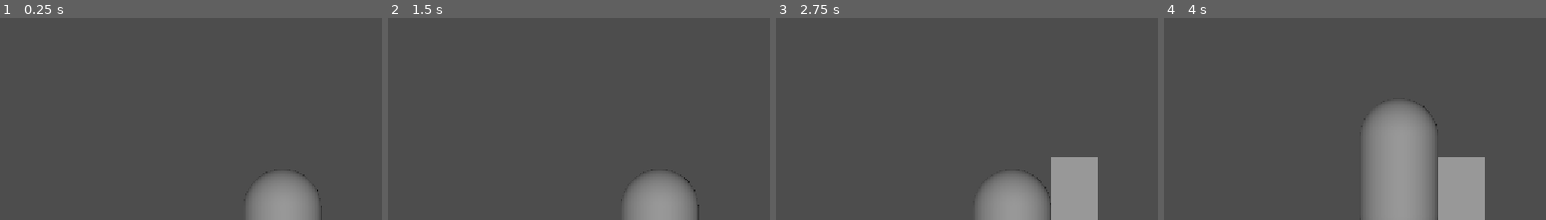
Above: before the commit, frames 1-4 (left to right).
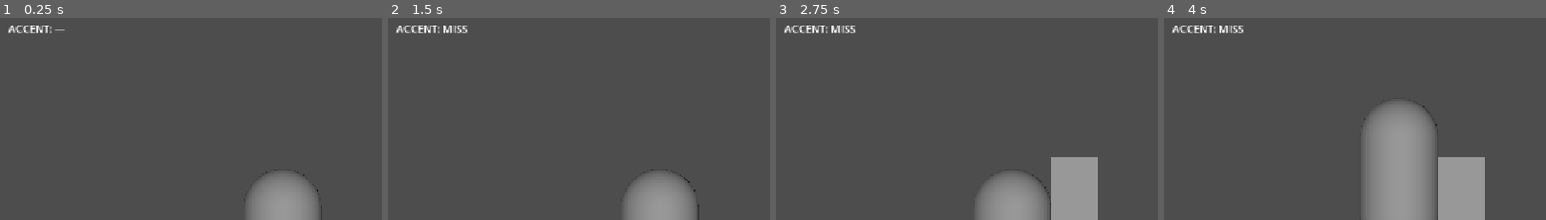
Above: after the commit, the same moments.

Repository: cemtheman/pasderun
Game: Godot game, scene res://scenes/gameplay/vertical_slice_01.tscn
The game is run twice, just before and just after one commit, with the same random seed, the same clock (stepped at 60 frames per second) and the same inputs. Sound files missing from this copy of the repository are replaced by a short silence.
Inputs (mouse positions are % of the whole screen's width and height, from its top left):
- Up to frame 1 (0.25 s): no input
- Up to frame 2 (1.5 s): move the mouse to (72, 42) at 0.52 s; click (72, 42) at 0.67 s; tap Space (jump) at 0.77 s; drag from (30, 52) to (45, 68) at 1.27 s
- Up to frame 3 (2.75 s): move the mouse to (60, 24) at 2.02 s; click (60, 24) at 2.17 s
- Up to frame 4 (4 s): drag from (45, 68) to (20, 31) at 2.77 s; tap Enter at 3.5 s; move the mouse to (80, 63) at 3.52 s; click (80, 63) at 3.67 s; tap Space (jump) at 3.77 s
The pictures show only the part of the screen within x 4-54%, y 13-63%; the shares and areas given below are measured in that part.

The runs differ from the first frame. In frame 1, 0.3% of the frame differs, in the area x 2-17%, y 3-8%; in frame 2, 0.5%, in the area x 2-21%, y 3-8%; in frame 3, 0.5%; in frame 4, 0.5%.

Commit message:
feat: add rhythm tap musicality prototype

Diff:
--- a/scenes/gameplay/dancer.gd
+++ b/scenes/gameplay/dancer.gd
@@ -1,4 +1,6 @@
 extends CharacterBody3D
+
+signal tap_detected
 
 # PAS DE RUN — DANCER CONTROLLER v0.4
 #
@@ -390,6 +392,7 @@
 
 	if elapsed <= tap_max_ms:
 		_show_input("TAP")
+		tap_detected.emit()
 
 
 func _jump() -> void:
--- /dev/null
+++ b/scenes/gameplay/musicality.gd
@@ -0,0 +1,91 @@
+extends Node
+
+const ACCENT_MARKERS: Array[float] = [18.0, 22.0, 26.0]
+const PERFECT_WINDOW := 0.12
+const GOOD_WINDOW := 0.28
+const EARLY_LATE_WINDOW := 0.50
+const FEEDBACK_DURATION := 1.5
+
+@export var music_timeline: Node
+@export var dancer: Node
+@export var debug_label: Label
+
+var _consumed_accents: Dictionary = {}
+var _last_playback_time := 0.0
+var _feedback_remaining := 0.0
+
+
+func _ready() -> void:
+	if music_timeline == null or dancer == null:
+		push_error("Musicality requires MusicTimeline and Dancer references.")
+		set_process(false)
+		return
+	if not dancer.has_signal(&"tap_detected"):
+		push_error("Musicality requires the existing Dancer tap_detected signal.")
+		set_process(false)
+		return
+	dancer.connect(&"tap_detected", Callable(self, "_on_tap_detected"))
+	_last_playback_time = _playback_time()
+
+
+func _process(delta: float) -> void:
+	var playback_time := _playback_time()
+	if playback_time + 0.05 < _last_playback_time:
+		_consumed_accents.clear()
+	_last_playback_time = playback_time
+
+	if _feedback_remaining > 0.0:
+		_feedback_remaining -= delta
+		if _feedback_remaining <= 0.0 and debug_label != null:
+			debug_label.text = "ACCENT: —"
+
+
+func _on_tap_detected() -> void:
+	var playback_time := _playback_time()
+	var accent_index := _nearest_available_accent(playback_time)
+	if accent_index < 0:
+		_show_feedback("MISS")
+		return
+
+	var delta := playback_time - ACCENT_MARKERS[accent_index]
+	var absolute_delta := absf(delta)
+	if absolute_delta > EARLY_LATE_WINDOW:
+		_show_feedback("MISS")
+		return
+
+	_consumed_accents[accent_index] = true
+	var classification := _classify_delta(delta)
+	var sign := "+" if delta >= 0.0 else ""
+	_show_feedback("%s  (%s%.2fs)" % [classification, sign, delta])
+
+
+func _nearest_available_accent(playback_time: float) -> int:
+	var nearest_index := -1
+	var nearest_distance := INF
+	for index in ACCENT_MARKERS.size():
+		if _consumed_accents.has(index):
+			continue
+		var distance := absf(playback_time - ACCENT_MARKERS[index])
+		if distance < nearest_distance:
+			nearest_distance = distance
+			nearest_index = index
+	return nearest_index
+
+
+func _classify_delta(delta: float) -> StringName:
+	var absolute_delta := absf(delta)
+	if absolute_delta <= PERFECT_WINDOW:
+		return &"PERFECT"
+	if absolute_delta <= GOOD_WINDOW:
+		return &"GOOD"
+	return &"EARLY" if delta < 0.0 else &"LATE"
+
+
+func _playback_time() -> float:
+	return float(music_timeline.call("get_playback_time"))
+
+
+func _show_feedback(message: String) -> void:
+	if debug_label != null:
+		debug_label.text = "ACCENT: %s" % message
+	_feedback_remaining = FEEDBACK_DURATION
--- a/scenes/gameplay/vertical_slice_01.tscn
+++ b/scenes/gameplay/vertical_slice_01.tscn
@@ -1,10 +1,11 @@
-[gd_scene load_steps=13 format=3 uid="uid://blf6l5vi6n1lp"]
+[gd_scene load_steps=14 format=3 uid="uid://blf6l5vi6n1lp"]
 
 [ext_resource type="Script" uid="uid://mpnd2c2foaq1" path="res://scenes/gameplay/dancer.gd" id="1_047b5"]
 [ext_resource type="Script" uid="uid://cs0r3obsyp76v" path="res://scenes/gameplay/camera_rig.gd" id="1_x0ne6"]
 [ext_resource type="Script" uid="uid://6ctk7t1cikmi" path="res://scenes/gameplay/balance_area.gd" id="2_tmuey"]
 [ext_resource type="AudioStream" path="res://assets/audio/graceful_opening.mp3" id="4_music"]
 [ext_resource type="Script" path="res://scenes/gameplay/music_timeline.gd" id="5_timeline"]
+[ext_resource type="Script" path="res://scenes/gameplay/musicality.gd" id="6_musicality"]
 
 [sub_resource type="BoxMesh" id="BoxMesh_r308u"]
 size = Vector3(30, 0.5, 4)
@@ -92,6 +93,30 @@
 [node name="CollisionShape3D" type="CollisionShape3D" parent="Level/GroundC" unique_id=1493109196]
 shape = SubResource("BoxShape3D_vtibc")
 
+[node name="OpeningRhythmBoundary" type="Marker3D" parent="Level"]
+transform = Transform3D(1, 0, 0, 0, 1, 0, 0, 0, 1, 60, 0, 0)
+
+[node name="RhythmRunwayA" type="StaticBody3D" parent="Level"]
+transform = Transform3D(1, 0, 0, 0, 1, 0, 0, 0, 1, 97.5, -0.25, 0)
+
+[node name="MeshInstance3D" type="MeshInstance3D" parent="Level/RhythmRunwayA"]
+mesh = SubResource("BoxMesh_r308u")
+
+[node name="CollisionShape3D" type="CollisionShape3D" parent="Level/RhythmRunwayA"]
+shape = SubResource("BoxShape3D_vtibc")
+
+[node name="RhythmRunwayB" type="StaticBody3D" parent="Level"]
+transform = Transform3D(1, 0, 0, 0, 1, 0, 0, 0, 1, 127.5, -0.25, 0)
+
+[node name="MeshInstance3D" type="MeshInstance3D" parent="Level/RhythmRunwayB"]
+mesh = SubResource("BoxMesh_r308u")
+
+[node name="CollisionShape3D" type="CollisionShape3D" parent="Level/RhythmRunwayB"]
+shape = SubResource("BoxShape3D_vtibc")
+
+[node name="RhythmConnectionBoundary" type="Marker3D" parent="Level"]
+transform = Transform3D(1, 0, 0, 0, 1, 0, 0, 0, 1, 120, 0, 0)
+
 [node name="LowGate" type="StaticBody3D" parent="Level" unique_id=260640863]
 transform = Transform3D(1, 0, 0, 0, 1, 0, 0, 0, 1, 10, 1.65, 0)
 
@@ -111,6 +136,12 @@
 script = ExtResource("5_timeline")
 audio_player = NodePath("../AudioStreamPlayer")
 debug_label = NodePath("../../DebugHUD/MusicDebug")
+
+[node name="Musicality" type="Node" parent="Music" node_paths=PackedStringArray("music_timeline", "dancer", "debug_label")]
+script = ExtResource("6_musicality")
+music_timeline = NodePath("../MusicTimeline")
+dancer = NodePath("../../Dancer")
+debug_label = NodePath("../../DebugHUD/AccentDebug")
 
 [node name="Dancer" type="CharacterBody3D" parent="." unique_id=801482917 node_paths=PackedStringArray("input_debug_label")]
 transform = Transform3D(1, 0, 0, 0, 1, 0, 0, 0, 1, 0, 1.5, 0)
@@ -138,3 +169,10 @@
 offset_right = 330.0
 offset_bottom = 116.0
 text = "MUSIC: 00:00.0 / 00:00.0\nSECTION: OPENING"
+
+[node name="AccentDebug" type="Label" parent="DebugHUD"]
+offset_left = 57.0
+offset_top = 124.0
+offset_right = 330.0
+offset_bottom = 147.0
+text = "ACCENT: —"
